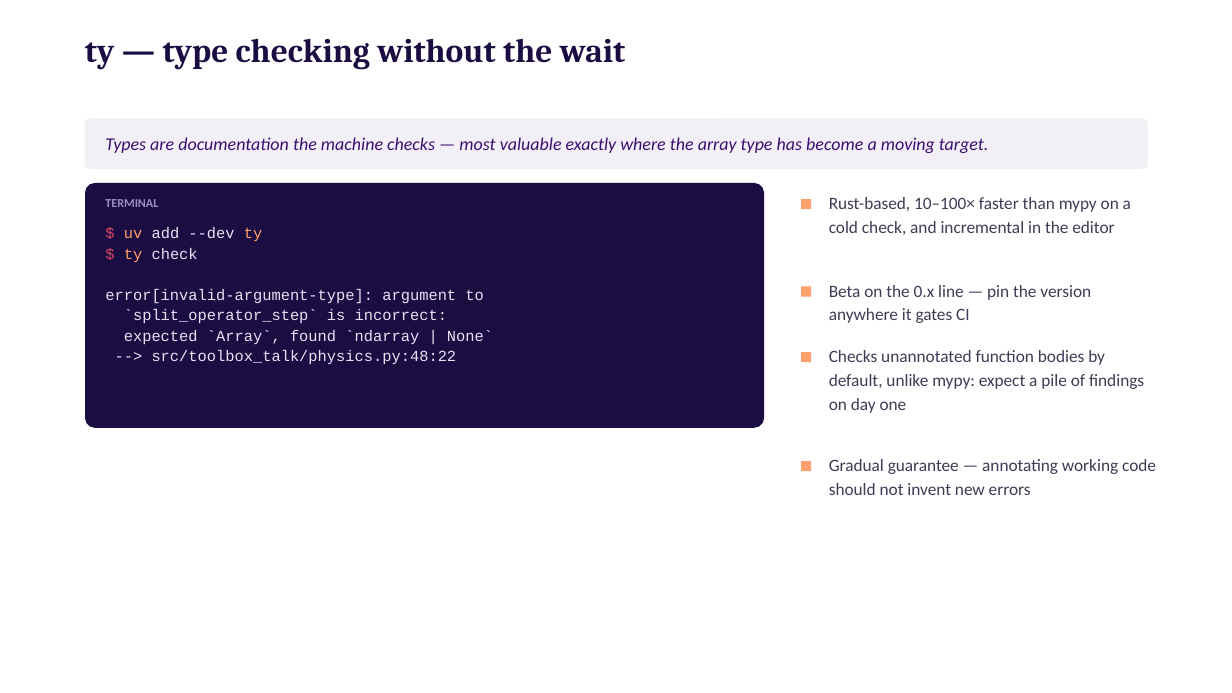
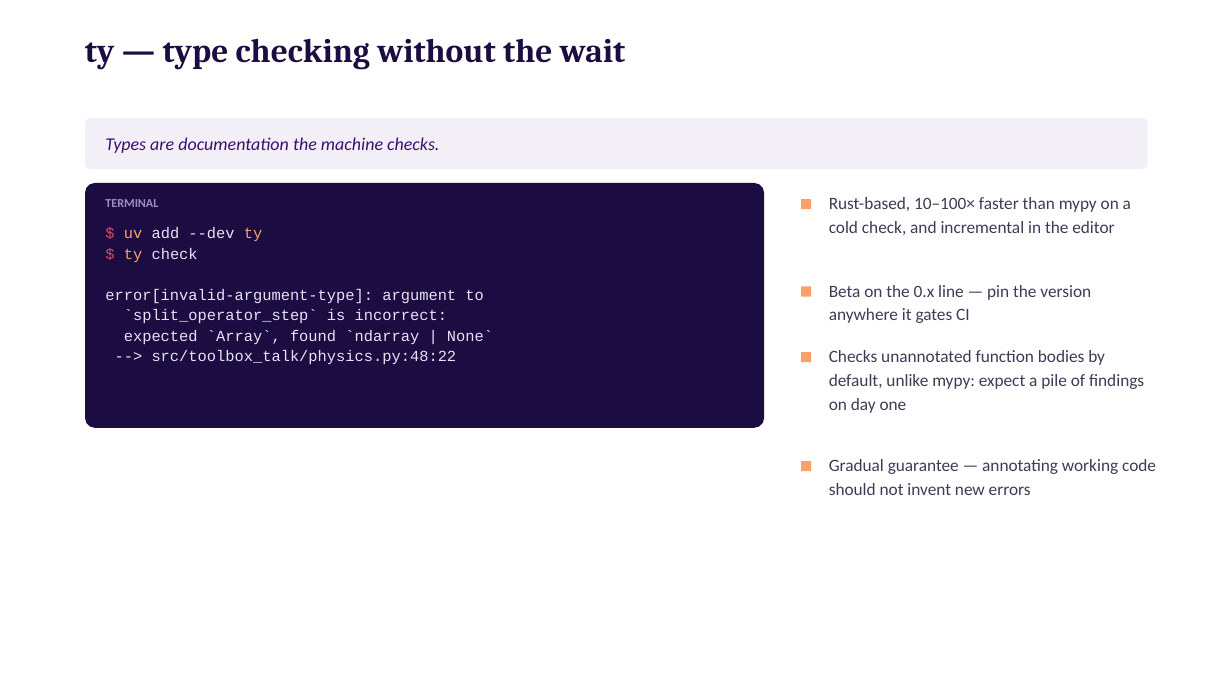
Before and after one commit to bryceshirley/quantum-oscillator, a slide deck: slide 18 of toolbox_talk.pptx. Drawn at 1232x693 pixels with LibreOffice and Linux fonts; fonts in the diff are those of the drawing. Boxes give left, top, right and bottom in pixels: in the first picture for what was removed or moved away, otherwise in the second. Text is boxed around its words. In the diff, an @@ line names an element or a change of style, - is before the commit and + after.

```diff
--- a/toolbox_talk.pptx
+++ b/toolbox_talk.pptx
@@ text at <box>105,137,439,153</box>: text changed @@
-Types are documentation the machine checks — most valuable exactly where the array type has become a moving target.
+Types are documentation the machine checks.
```
Also in this commit, not shown: 10 other slides changed, 1 slide removed, 1 other file.
